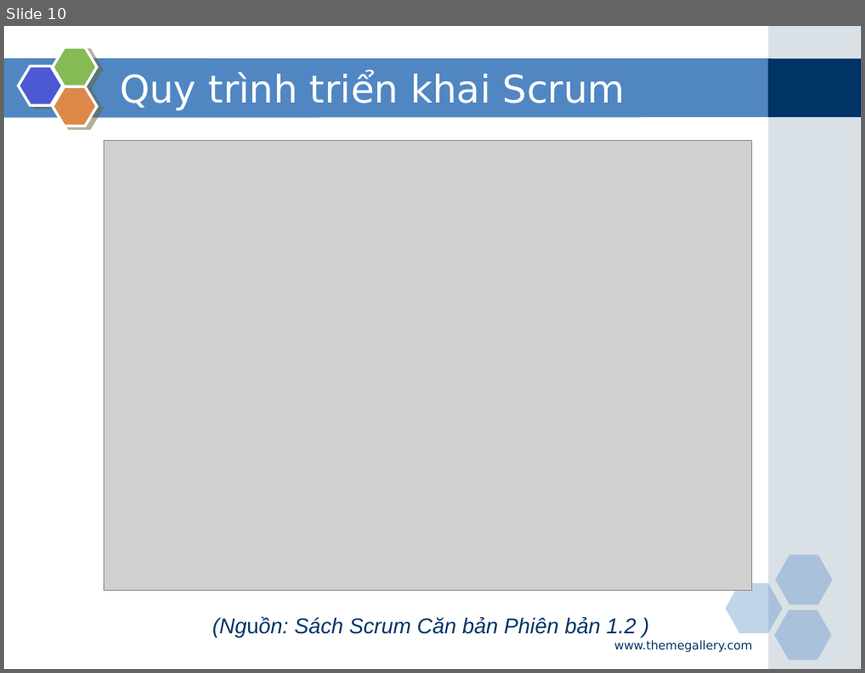
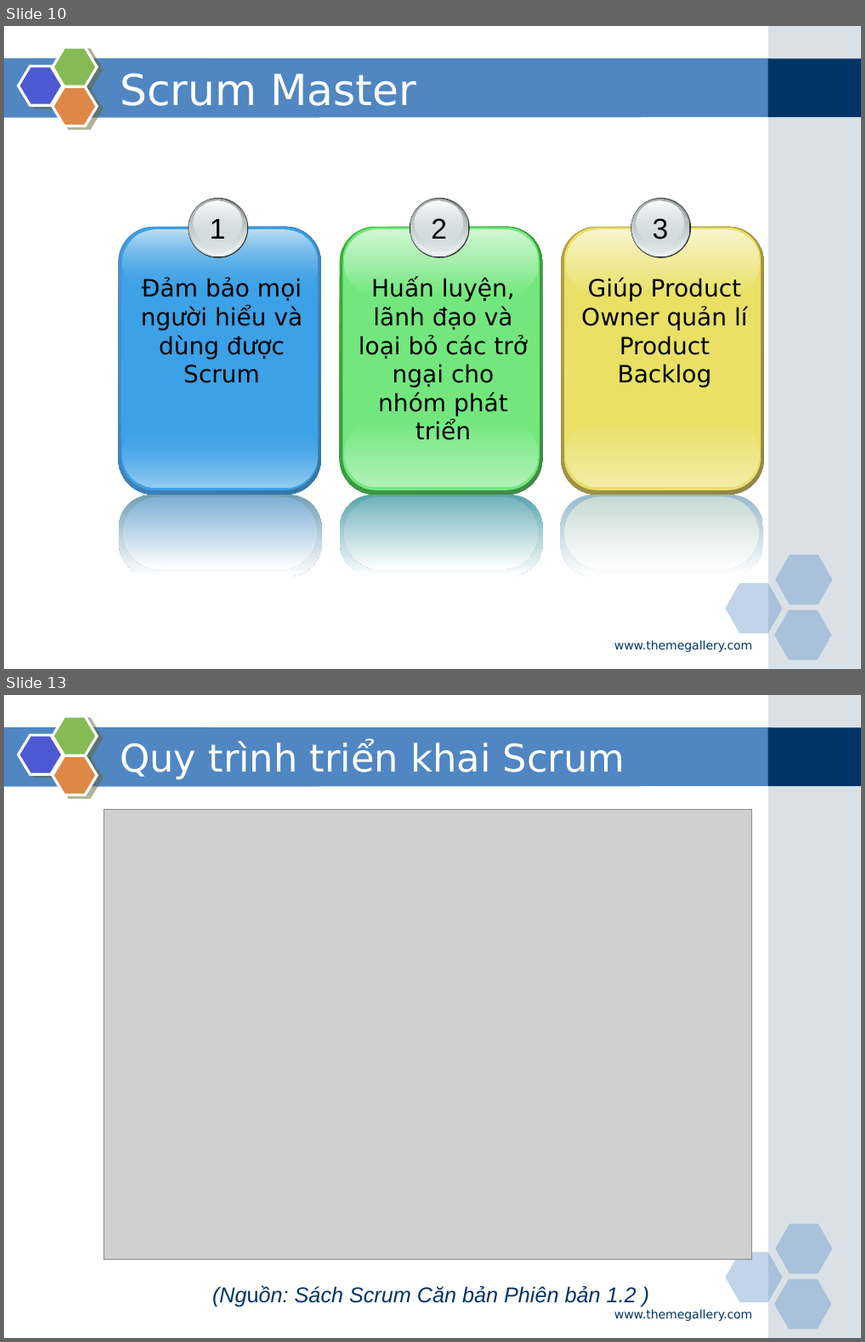
Before and after one commit to phamduong/graduation-project-agile-tool, a slide deck: Báo cáo/Slide bao cao.pptx. Shown one above the other, each under a label of ours: slide 10 before the commit, slides 10 and 13 after it; the slides between them are not shown. The pictures are 865x673 and 865x1342 pixels, drawn with LibreOffice and Linux fonts; fonts in the diff are those of the drawing; grey boxes stand for pictures. Boxes give left, top, right and bottom in pixels: in the first picture for what was removed or moved away, otherwise in the second. Text is boxed around its words. In the diff, an @@ line names an element or a change of style, - is before the commit and + after.

```diff
--- a/Báo cáo/Slide bao cao.pptx
+++ b/Báo cáo/Slide bao cao.pptx
@@ slide 10 added at <box>4,26,861,669</box>, background #FFFFFF; not listed: 9 template elements that a slide beside it also shows @@
@@ title added at <box>120,73,416,106</box>, 36 pt, text #FFFFFF @@
+Scrum Master
@@ group added at <box>118,198,322,576</box>: 6 rounded rectangles, 5 ellipses, 2 texts @@
+1
+Đảm bảo mọi người hiểu và dùng được Scrum
@@ group added at <box>340,198,543,576</box>: 6 rounded rectangles, 5 ellipses, 2 texts @@
+2
+Huấn luyện, lãnh đạo và loại bỏ các trở ngại cho nhóm phát triển
@@ group added at <box>560,198,764,576</box>: 6 rounded rectangles, 5 ellipses, 2 texts @@
+3
+Giúp Product Owner quản lí Product Backlog
@@ text added at <box>614,640,752,652</box>, 10 pt, text #003366 @@
+www.themegallery.com
@@ what was slide 10 is now slide 13 @@
```
Also in this commit, not shown: 4 slides changed, 8 other slides added, 18 slides removed, 13 other files.
